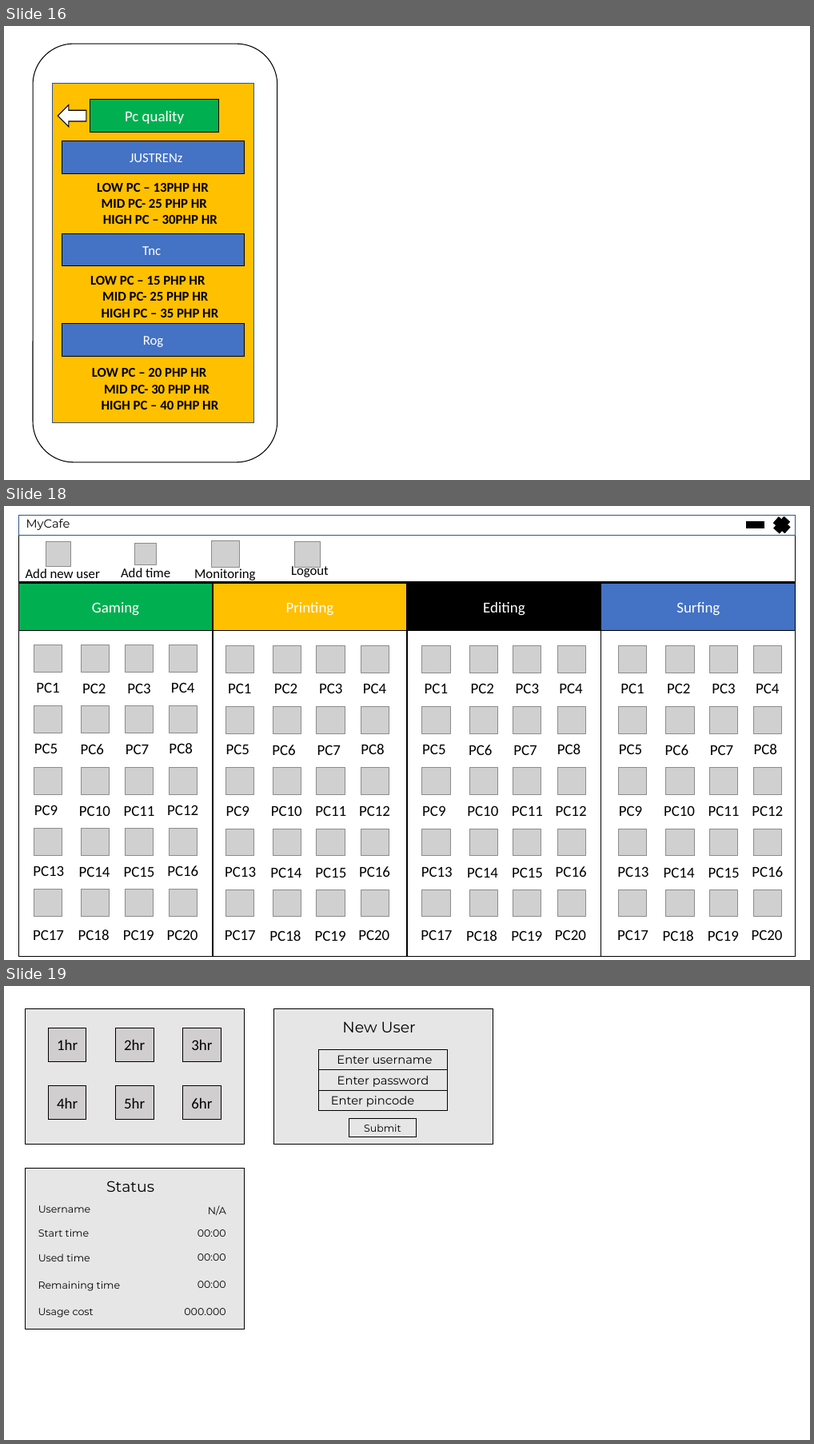
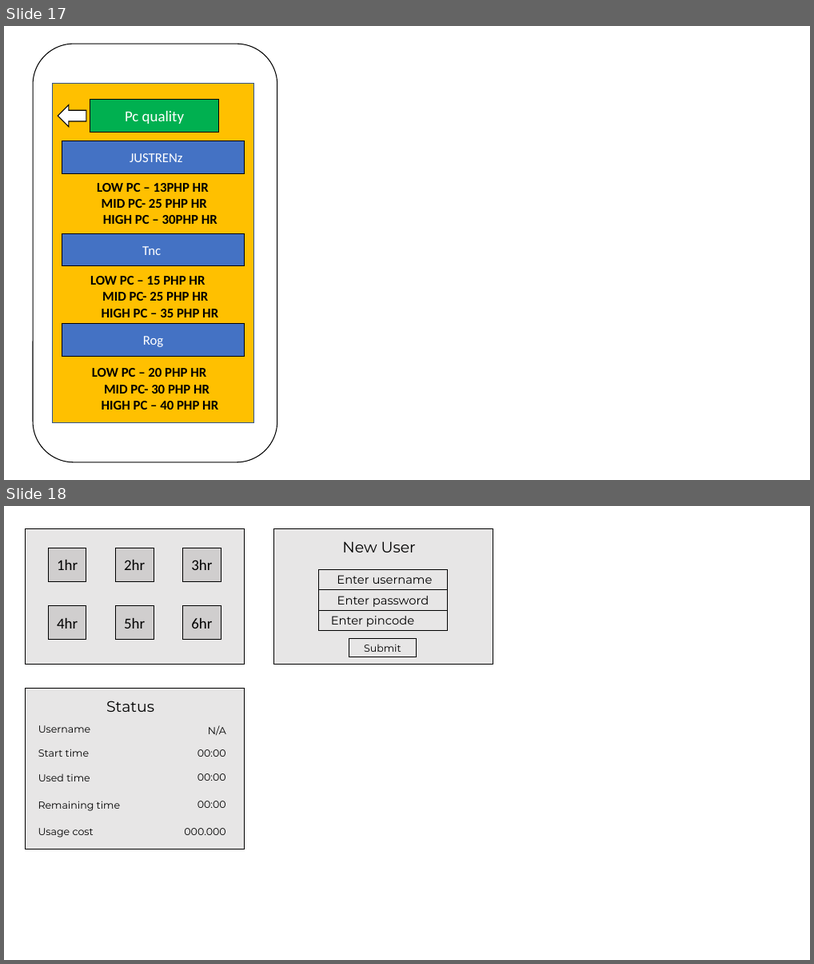
Before and after one commit to dbeler2/userdessf181-A1-dbeler2-jbermudo, a slide deck: userdes.pptx. Shown one above the other, each under a label of ours: slides 16, 18 and 19 before the commit, slides 17 and 18 after it; the slides between them are not shown. The pictures are 814x1444 and 814x964 pixels, drawn with LibreOffice and Linux fonts; fonts in the diff are those of the drawing; grey boxes stand for pictures. Boxes give left, top, right and bottom in pixels: in the first picture for what was removed or moved away, otherwise in the second. Text is boxed around its words. In the diff, an @@ line names an element or a change of style, - is before the commit and + after.

Commit message:
powerpoint edit

```diff
--- a/userdes.pptx
+++ b/userdes.pptx
@@ slide 18 removed at box(4, 506, 810, 960), background #FFFFFF @@
@@ rectangle removed at box(18, 515, 797, 535) @@
@@ text removed at box(26, 519, 70, 530) @@
-MyCafe
@@ rectangle removed at box(747, 521, 765, 528) @@
@@ plus removed at box(771, 514, 793, 536) @@
@@ rectangle removed at box(18, 535, 797, 582) @@
@@ picture removed at box(46, 542, 70, 566) @@
@@ picture removed at box(135, 543, 157, 564) @@
@@ picture removed at box(211, 540, 239, 568) @@
@@ picture removed at box(295, 542, 320, 567) @@
@@ text removed at box(26, 568, 100, 578) @@
-Add new user
@@ text removed at box(121, 568, 170, 577) @@
-Add time
@@ text removed at box(194, 567, 255, 580) @@
-Monitoring
@@ text removed at box(291, 564, 329, 577) @@
-Logout
@@ group removed at box(18, 583, 796, 956): 80 pictures, 80 texts, 8 rectangles @@
-Gaming
-Printing
-Editing
-Surfing
-PC1
-PC2
-PC3
-PC4
-PC5
-PC6
-PC7
-PC8
-PC9
-PC10
-PC11
-PC12
-PC13
-PC14
-PC15
-PC16
-PC17
-PC18
-PC19
-PC20
-PC1
-PC2
-PC3
-PC4
-PC5
-PC6
-PC7
-PC8
-PC9
-PC10
-PC11
-PC12
-PC13
-PC14
-PC15
-PC16
-PC17
-PC18
-PC19
-PC20
-PC1
-PC2
-PC3
-PC4
-PC5
-PC6
-PC7
-PC8
-PC9
-PC10
-PC11
-PC12
-PC13
-PC14
-PC15
-PC16
-PC17
-PC18
-PC19
-PC20
-PC1
-PC2
-PC3
-PC4
-PC5
-PC6
-PC7
-PC8
-PC9
-PC10
-PC11
-PC12
-PC13
-PC14
-PC15
-PC16
-PC17
-PC18
-PC19
-PC20
@@ what was slide 16 is now slide 17 @@
@@ what was slide 19 is now slide 18 @@
```
Also in this commit, not shown: 1 slide changed, 5 slides added, 1 other slide removed.
